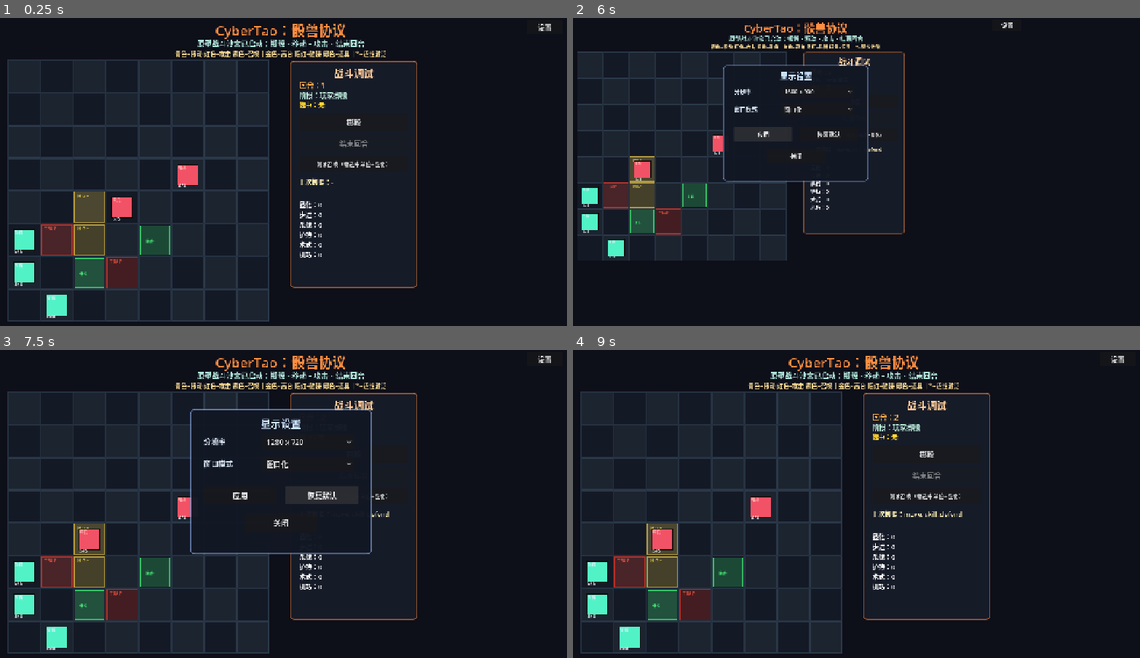
Above: before the commit, frames 1-4 (two rows, left to right).
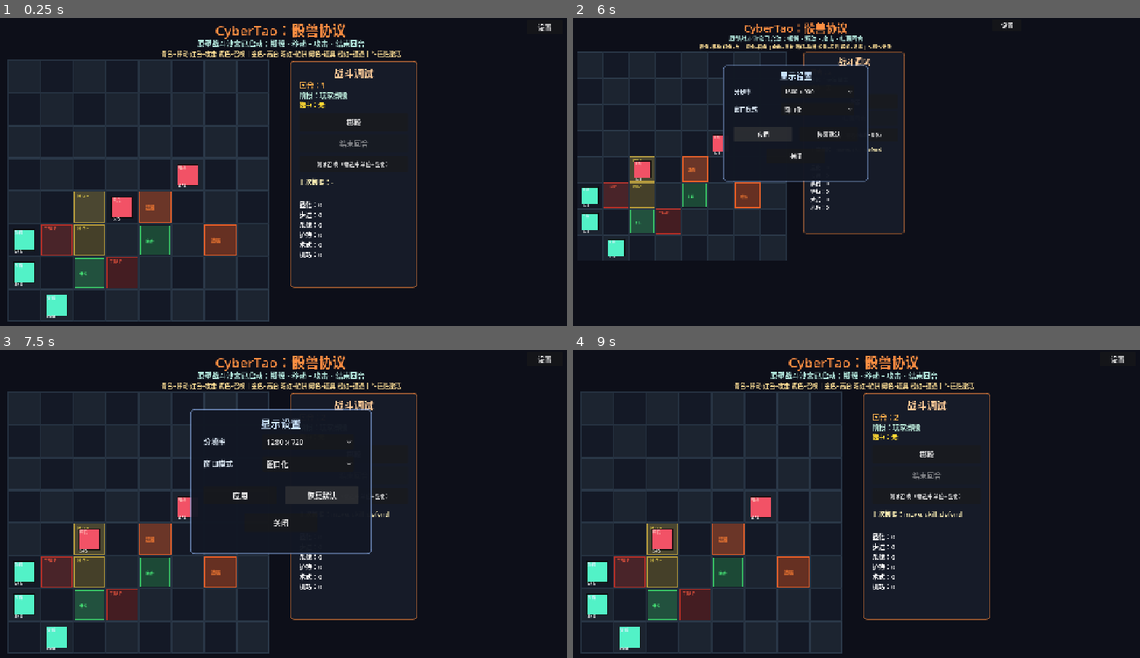
Above: after the commit, the same moments.

Repository: 9G420/CyberTao8
Game: Godot game, scene res://Scenes/Main.tscn
The game is run twice, just before and just after one commit, with the same random seed, the same clock (stepped at 60 frames per second) and the same inputs.
Inputs:
- Up to frame 1 (0.25 s): no input
- Up to frame 2 (6 s): click "掷骰" at 0.5 s; click "结束回合" at 1.25 s; click "测试召唤（需选中单位+显化）" at 2 s; click "设置" at 2.75 s; click "1280 x 720" at 3.5 s; click "窗口化" at 4.25 s; click "1600 x 900" at 5 s; click "应用" at 5.75 s
- Up to frame 3 (7.5 s): click "掷骰" at 6.5 s; click "测试召唤（需选中单位+显化）" at 7.25 s
- Up to frame 4 (9 s): click "恢复默认" at 8 s; click "关闭" at 8.75 s

The runs differ from the first frame. In frame 1, 1.8% of the frame differs, in the area x 24-71%, y 10-78%; in frame 2, 1.1%; in frame 3, 1.8%; in frame 4, 1.8%.

Commit message:
v0.1.22 遭遇格原型入口（Day 6 棋盘走位层扩展）
- BoardManager 新增 encounter_cells 字典 + add/clear 方法
- BattleFlowController 新增 encounter_triggered 信号 + 踩格检测
- 调试布局放置 2 个遭遇格 (4,4)(6,5)
- BoardView 橙红色遭遇格渲染 + 飘字反馈
- DiceDebugPanel/Main 连接遭遇信号，显示占位提示
- 提示栏新增 橙红=遭遇

Diff:
--- a/CyberTao_Dice_Beast_Protocol/Project/Scripts/BattleV2/BattleFlowController.gd
+++ b/CyberTao_Dice_Beast_Protocol/Project/Scripts/BattleV2/BattleFlowController.gd
@@ -12,6 +12,7 @@
 signal item_picked_up(unit_id: String, item_id: String, effect_text: String, cell: Vector2i)
 signal enemy_action_announced(unit_id: String, action_type: String, detail: String)
 signal enemy_turn_ended
+signal encounter_triggered(unit_id: String, encounter_id: String, cell: Vector2i)
 
 const DiceManager = preload("res://Scripts/BattleV2/DiceManager.gd")
 const BoardManager = preload("res://Scripts/BattleV2/BoardManager.gd")
@@ -76,6 +77,7 @@
 	_spawn_debug_units()
 	_spawn_debug_terrain()
 	_spawn_debug_items()
+	_spawn_debug_encounters()
 	current_phase = BattlePhase.PLAYER_ROLL
 	round_index = 1
 	emit_signal("setup_completed")
@@ -202,6 +204,13 @@
 	board_manager.add_item_cell(Vector2i(4, 5), "patch_tea_cache")
 	# 超频骨头：+1 MOVE crest，位于前进路线上
 	board_manager.add_item_cell(Vector2i(2, 6), "overclock_bone")
+
+## 放置调试用遭遇格（橙红警告色，踩上触发遭遇信号）
+func _spawn_debug_encounters() -> void:
+	# 遭遇格 1：玩家前进路线中段，难以绕过
+	board_manager.add_encounter_cell(Vector2i(4, 4), "encounter_01")
+	# 遭遇格 2：偏侧翼，可选择绕行或主动踩入
+	board_manager.add_encounter_cell(Vector2i(6, 5), "encounter_02")
 
 ## 单位进入格子后检查陷阱地形，触发 1 点伤害（陷阱适性单位免疫）
 func _check_terrain_trap(unit_id: String, cell: Vector2i) -> void:
@@ -381,6 +390,9 @@
 	# 检查道具拾取（单位存活时）
 	if not unit_manager.get_unit(unit_id).is_empty():
 		_check_item_pickup(unit_id, target_cell)
+	# 检查遭遇格（单位存活时）
+	if not unit_manager.get_unit(unit_id).is_empty():
+		_check_encounter(unit_id, target_cell)
 	return true
 
 ## Return attackable cells for a player unit. Empty if no ATTACK crest available.
@@ -459,6 +471,14 @@
 	var effect_text: String = _apply_item_effect(item_id, unit_id)
 	emit_signal("item_picked_up", unit_id, item_id, effect_text, cell)
 	board_manager.emit_signal("board_changed")
+
+## 检查遭遇格：玩家单位踩到遭遇格时触发遭遇信号
+func _check_encounter(unit_id: String, cell: Vector2i) -> void:
+	if not board_manager.encounter_cells.has(cell):
+		return
+	var encounter_id: String = String(board_manager.encounter_cells[cell])
+	# 触发遭遇信号（当前版本仅发信号+提示，不切场景）
+	emit_signal("encounter_triggered", unit_id, encounter_id, cell)
 
 ## 执行道具效果并返回效果描述
 func _apply_item_effect(item_id: String, unit_id: String) -> String:
@@ -608,6 +628,7 @@
 	_spawn_debug_units()
 	_spawn_debug_terrain()
 	_spawn_debug_items()
+	_spawn_debug_encounters()
 	current_phase = BattlePhase.PLAYER_ROLL
 	round_index = 1
 	emit_signal("round_changed", round_index)
--- a/CyberTao_Dice_Beast_Protocol/Project/Scripts/BattleV2/BoardManager.gd
+++ b/CyberTao_Dice_Beast_Protocol/Project/Scripts/BattleV2/BoardManager.gd
@@ -8,6 +8,7 @@
 var path_cells: Dictionary = {}
 var item_cells: Dictionary = {}
 var terrain_cells: Dictionary = {}  # cell -> String ("high_ground" / "trap")
+var encounter_cells: Dictionary = {}  # cell -> String (encounter_id)
 
 func build_test_board(size: Vector2i) -> void:
 	board_size = size
@@ -15,6 +16,7 @@
 	path_cells.clear()
 	item_cells.clear()
 	terrain_cells.clear()
+	encounter_cells.clear()
 	emit_signal("board_changed")
 
 func clear_board() -> void:
@@ -22,6 +24,7 @@
 	path_cells.clear()
 	item_cells.clear()
 	terrain_cells.clear()
+	encounter_cells.clear()
 	emit_signal("board_changed")
 
 func is_in_bounds(cell: Vector2i) -> bool:
@@ -112,3 +115,14 @@
 		if not occupied_cells.has(nb) and not path_cells.has(nb):
 			result.append(nb)
 	return result
+
+## 添加遭遇格（encounter_id 用于区分不同遭遇）
+func add_encounter_cell(cell: Vector2i, encounter_id: String) -> void:
+	if is_in_bounds(cell):
+		encounter_cells[cell] = encounter_id
+		emit_signal("board_changed")
+
+## 清除指定遭遇格
+func clear_encounter_cell(cell: Vector2i) -> void:
+	encounter_cells.erase(cell)
+	emit_signal("board_changed")
--- a/CyberTao_Dice_Beast_Protocol/Project/Scripts/Main.gd
+++ b/CyberTao_Dice_Beast_Protocol/Project/Scripts/Main.gd
@@ -51,7 +51,7 @@
 	add_child(subtitle)
 
 	var hint := Label.new()
-	hint.text = "青色=移动 红色=攻击 紫色=召唤 | 金色=高台 暗红=陷阱 绿色=道具 | *=适性激活"
+	hint.text = "青色=移动 红色=攻击 紫色=召唤 | 金色=高台 暗红=陷阱 绿色=道具 橙红=遭遇 | *=适性激活"
 	hint.position = Vector2(0, 68)
 	hint.size = Vector2(1280, 22)
 	hint.horizontal_alignment = HORIZONTAL_ALIGNMENT_CENTER
@@ -111,6 +111,7 @@
 	_battle_flow.item_picked_up.connect(_on_item_picked_up)
 	_battle_flow.enemy_action_announced.connect(_on_enemy_action_announced)
 	_battle_flow.enemy_turn_ended.connect(_on_enemy_turn_ended)
+	_battle_flow.encounter_triggered.connect(_on_encounter_triggered)
 	_dice_panel.bind_battle_flow(_battle_flow)
 	_dice_panel.bind_board_view(_board_view)
 
@@ -187,6 +188,11 @@
 	# 敌方回合结束，清除残留闪烁
 	_board_view.queue_redraw()
 
+func _on_encounter_triggered(unit_id: String, encounter_id: String, cell: Vector2i) -> void:
+	# 遭遇触发反馈：橙红色飘字提示
+	_board_view.play_encounter_feedback(cell, "遭遇！")
+	_board_view.queue_redraw()
+
 func _on_restart_pressed() -> void:
 	_board_view.selected_unit_id = ""
 	_board_view.highlight_cells = []
--- a/CyberTao_Dice_Beast_Protocol/Project/Scripts/UI/BoardView.gd
+++ b/CyberTao_Dice_Beast_Protocol/Project/Scripts/UI/BoardView.gd
@@ -172,6 +172,7 @@
 func _draw() -> void:
 	_draw_board()
 	_draw_terrain()
+	_draw_encounters()
 	_draw_highlights()
 	_draw_attack_highlights()
 	_draw_summon_highlights()
@@ -225,6 +226,23 @@
 			# 标记文字
 			var text_pos: Vector2 = Vector2(cell.x * CELL_SIZE + 8, cell.y * CELL_SIZE + 14)
 			draw_string(font, text_pos, "TRAP", HORIZONTAL_ALIGNMENT_LEFT, CELL_SIZE - 16, font_size, Color(1.0, 0.35, 0.25, 0.8))
+
+## 绘制遭遇格：橙红警告色填充 + 边框 + "遭遇" 文字标记
+func _draw_encounters() -> void:
+	if board_manager == null:
+		return
+	var font: Font = ThemeDB.fallback_font
+	var font_size: int = 10
+	for cell in board_manager.encounter_cells.keys():
+		var pos: Vector2 = Vector2(cell.x * CELL_SIZE + 1, cell.y * CELL_SIZE + 1)
+		var sz: Vector2 = Vector2(CELL_SIZE - 4, CELL_SIZE - 4)
+		# 橙红警告色填充
+		draw_rect(Rect2(pos, sz), Color(1.0, 0.35, 0.1, 0.35), true)
+		# 橙红边框（脉冲感）
+		draw_rect(Rect2(pos, sz), Color(1.0, 0.4, 0.15, 0.85), false, 2.5)
+		# "遭遇" 文字标记
+		var text_pos: Vector2 = Vector2(cell.x * CELL_SIZE + 14, cell.y * CELL_SIZE + CELL_SIZE / 2 + 4)
+		draw_string(font, text_pos, "遭遇", HORIZONTAL_ALIGNMENT_LEFT, CELL_SIZE - 28, font_size, Color(1.0, 0.5, 0.2, 0.9))
 
 func _draw_attack_highlights() -> void:
 	for cell in attack_highlight_cells:
@@ -448,3 +466,21 @@
 	_flash_cell = Vector2i(-1, -1)
 	_flash_alpha = 0.0
 	queue_redraw()
+
+## 遭遇触发反馈：在遭遇格显示橙红色飘字
+func play_encounter_feedback(cell: Vector2i, text: String) -> void:
+	var lbl: Label = Label.new()
+	lbl.text = text
+	lbl.add_theme_font_size_override("font_size", 20)
+	lbl.add_theme_color_override("font_color", Color(1.0, 0.45, 0.15))
+	var start_x: float = cell.x * CELL_SIZE + 6
+	var start_y: float = cell.y * CELL_SIZE + 6
+	lbl.position = Vector2(start_x, start_y)
+	lbl.mouse_filter = Control.MOUSE_FILTER_IGNORE
+	add_child(lbl)
+	var tw: Tween = lbl.create_tween()
+	tw.set_parallel(true)
+	tw.tween_property(lbl, "position:y", start_y - 44.0, 0.9)
+	tw.tween_property(lbl, "modulate:a", 0.0, 0.9)
+	tw.set_parallel(false)
+	tw.tween_callback(lbl.queue_free)
--- a/CyberTao_Dice_Beast_Protocol/Project/Scripts/UI/DiceDebugPanel.gd
+++ b/CyberTao_Dice_Beast_Protocol/Project/Scripts/UI/DiceDebugPanel.gd
@@ -45,6 +45,8 @@
 		battle_flow.enemy_action_announced.connect(_on_enemy_action_announced)
 	if battle_flow.enemy_turn_ended and not battle_flow.enemy_turn_ended.is_connected(_on_enemy_turn_ended):
 		battle_flow.enemy_turn_ended.connect(_on_enemy_turn_ended)
+	if battle_flow.encounter_triggered and not battle_flow.encounter_triggered.is_connected(_on_encounter_triggered):
+		battle_flow.encounter_triggered.connect(_on_encounter_triggered)
 	round_label.text = "回合：" + str(battle_flow.round_index)
 	_refresh_crest_pool()
 
@@ -224,6 +226,10 @@
 func _on_enemy_turn_ended() -> void:
 	enemy_intent_label.text = "敌方回合结束"
 
+func _on_encounter_triggered(_unit_id: String, encounter_id: String, _cell: Vector2i) -> void:
+	enemy_intent_label.add_theme_color_override("font_color", Color(1.0, 0.4, 0.15))
+	enemy_intent_label.text = "遭遇！准备进入战斗... [" + encounter_id + "]"
+
 func _refresh_crest_pool(next_crest_pool: Dictionary = {}) -> void:
 	var pool: Dictionary = next_crest_pool
 	if pool.is_empty() and dice_manager:
Not shown, changed: CyberTao_Dice_Beast_Protocol/Logs/Mulerun_Work_Report.md
Not shown, changed: CyberTao_Dice_Beast_Protocol/Logs/changelog_v0.1.md
